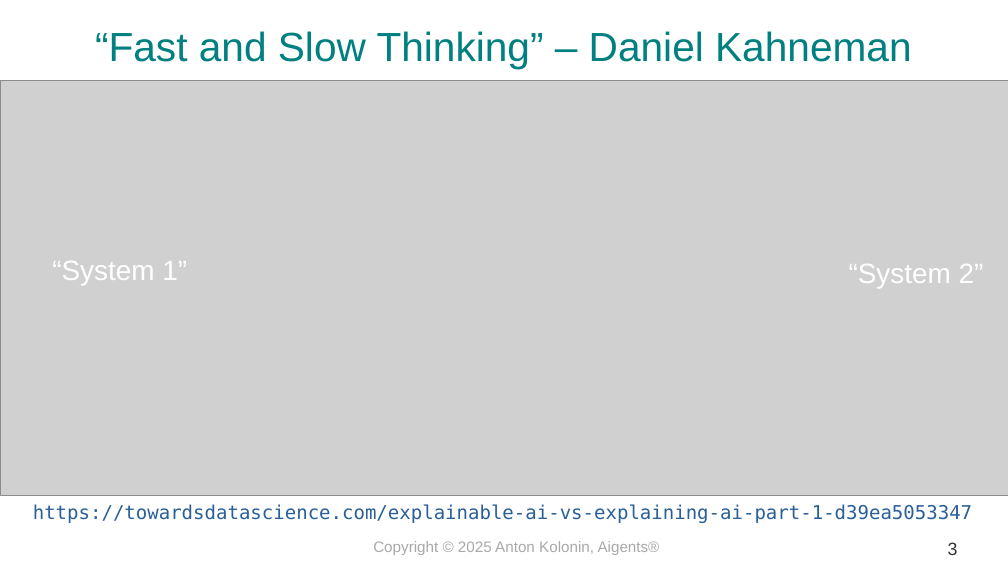
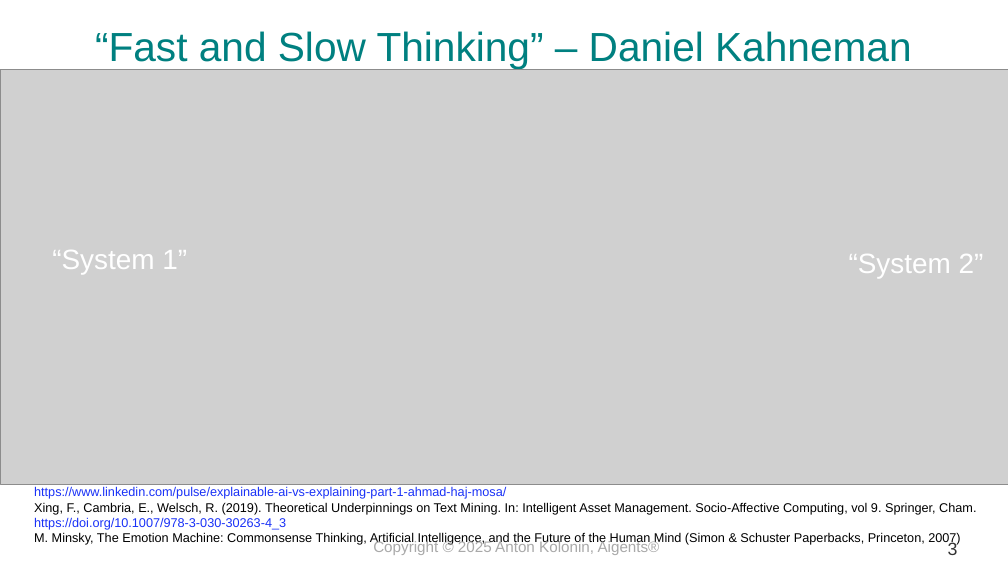
Before and after one commit to aigents/iai, a slide deck: slide 3 of docs/2025/psyche_model_kolonin_en.odp. Drawn at 1008x567 pixels with LibreOffice and Linux fonts; fonts in the diff are those of the drawing; grey boxes stand for pictures. Boxes give left, top, right and bottom in pixels: in the first picture for what was removed or moved away, otherwise in the second. Text is boxed around its words. In the diff, an @@ line names an element or a change of style, - is before the commit and + after.

Commit message:
update slides

```diff
--- a/docs/2025/psyche_model_kolonin_en.odp
+++ b/docs/2025/psyche_model_kolonin_en.odp
@@ 2 texts, 1 picture: place and size @@
-2 texts, 1 picture at (1,80,1008,496)
+2 texts, 1 picture at (1,70,1008,485)
@@ text removed at (33,504,972,523) @@
-https://towardsdatascience.com/explainable-ai-vs-explaining-ai-part-1-d39ea5053347
@@ text added at (34,486,976,545), 10 pt, text #000000 @@
+https://www.linkedin.com/pulse/explainable-ai-vs-explaining-part-1-ahmad-haj-mosa/
+Xing, F., Cambria, E., Welsch, R. (2019). Theoretical Underpinnings on Text Mining. In: Intelligent Asset Management. Socio-Affective Computing, vol 9. Springer, Cham.
+https://doi.org/10.1007/978-3-030-30263-4_3
+M. Minsky, The Emotion Machine: Commonsense Thinking, Artificial Intelligence, and the Future of the Human Mind (Simon & Schuster Paperbacks, Princeton, 2007)
```
Also in this commit, not shown: 4 other slides changed, 1 slide added, 3 other files.
